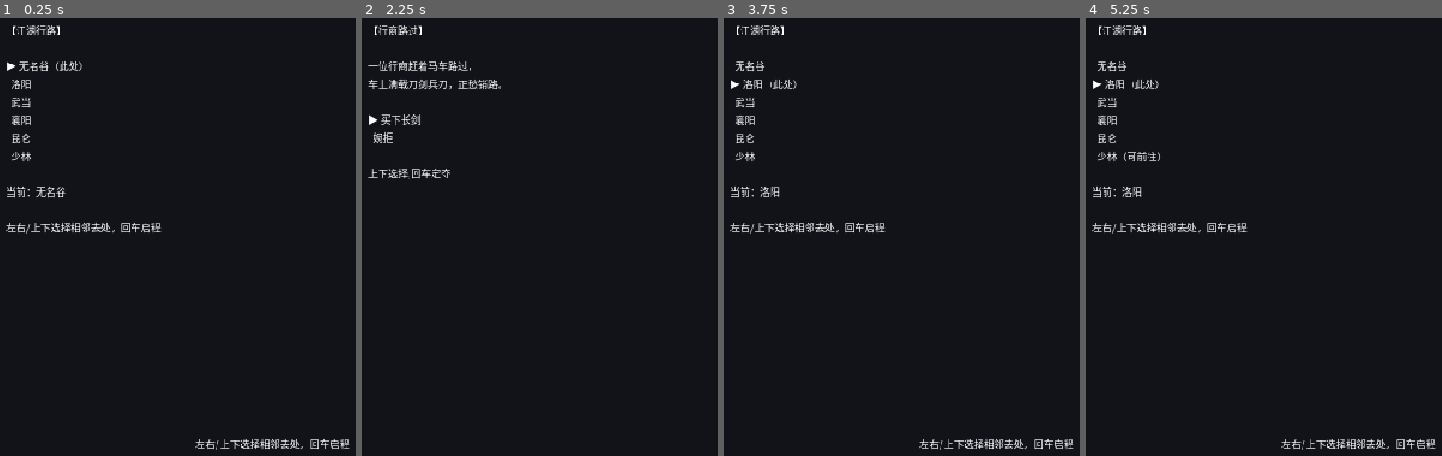
Above: before the commit, frames 1-4 (left to right).
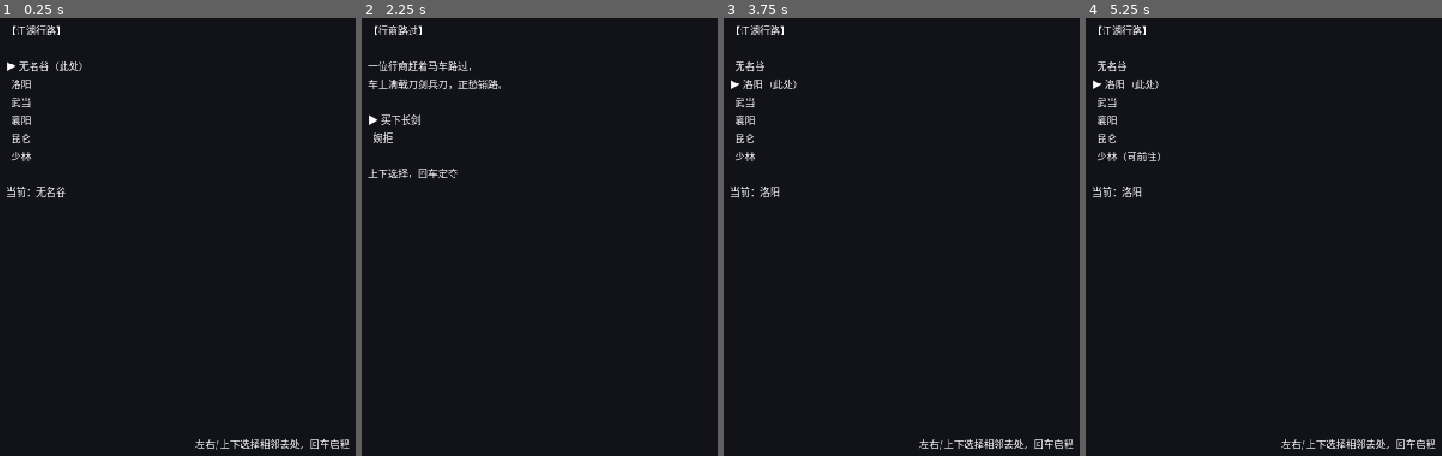
Above: after the commit, the same moments.

Repository: linxuhao/jinyong-heroes
Game: Godot game, scene res://scenes/segments/map.tscn
The game is run twice, just before and just after one commit, with the same random seed, the same clock (stepped at 60 frames per second) and the same inputs. This scene is started directly instead of the project's main scene. Sound files missing from this copy of the repository are replaced by a short silence.
Inputs (mouse positions are in pixels of both pictures, inside the frame that each line leads up to):
- Up to frame 1 (0.25 s): no input
- Up to frame 2 (2.25 s): tap Enter (tutorial_next) at 0.5 s; move the mouse to (outside the picture) at 0.52 s; hold D (move_right) 0.53-1.25 s; tap J (attack_confirm) at 0.6, 1.25, 2 s; click (outside the picture) at 0.67 s; drag from (472, 219) to (593, 307) at 1.27 s; move the mouse to (714, 57) at 2.02 s; hold D (move_right) from 2.03 s (still down); hold Enter (tutorial_next) from 2.03 s (still down)
- Up to frame 3 (3.75 s): release D (move_right) at 2.75 s; release Enter (tutorial_next) at 2.75 s; tap J (attack_confirm) at 2.75, 3.5 s; drag from (955, 307) to (756, 101) at 2.77 s; move the mouse to (outside the picture) at 3.52 s; hold A (move_left) from 3.53 s (still down); hold Space (end_turn) from 3.53 s (still down)
- Up to frame 4 (5.25 s): release A (move_left) at 4.25 s; release Space (end_turn) at 4.25 s; tap J (attack_confirm) at 4.25, 5.1 s; drag from (1118, 101) to (1239, 39) at 4.27 s; move the mouse to (1399, 188) at 5.02 s; hold S (move_down) from 5.03 s (still down); click (1399, 188) at 5.17 s

The runs differ from the first frame. In frame 1, 0.5% of the frame differs, in the area x 1-46%, y 46-50%; in frame 2, 0.2%; in frame 3, 0.5%; in frame 4, 0.5%.

Commit message:
fix(map): one operation hint on screen, not the same sentence twice
map.gd documents a "single-operation-hint invariant" — the footer travel
hint must not survive into a modal event panel that asks for something
else. It was only ever half-enforced. The footer was hidden during EVENT,
but during TRAVEL the same sentence was ALSO printed at the end of the
panel body, so the player read

    左右/上下选择相邻去处，回车启程

twice on one screen: once under the node list, once at the very bottom.

The previous round made this worse while trying to fix it. The complaint
it answered was that the footer said LESS than the panel line; unifying
the two texts made them byte-identical, which turned a near-duplicate into
an exact one. The invariant wants one hint, not two agreeing ones — so the
panel line goes and the footer stays, since the footer already has the
per-phase visibility logic.

The EVENT prompt used a half-width comma (上下选择,回车定夺) on a screen
whose other prompt is full-width. Normalised.

Pinned by a NEW scenario rather than by editing an existing one, and
measured both ways before landing: against the pre-fix text it is 5/7 with
exactly the two intended assertions red — the observed values show the
duplicated sentence and the half-width comma — and 7/7 after. It asserts
both phases, so neither half can come back:

    TRAVEL  the footer carries the hint; BodyLabel does not repeat it
    EVENT   the footer is hidden; BodyLabel carries its own prompt, full-width

map_node_event_mainline_return (20/20), map_node_event_shaolin (32/32) and
spine_to_ending (42/42) stay green — the verbatim HintLabel assertion the
previous round added is untouched and still passes.

Co-Authored-By: Claude Opus 5 <noreply@anthropic.com>

Diff:
--- a/scripts/segments/map.gd
+++ b/scripts/segments/map.gd
@@ -207,7 +207,7 @@
 			return
 		var ea = "▶ %s" % def.option_a.label if event_focus == 0 else "  %s" % def.option_a.label
 		var eb = "▶ %s" % def.option_b.label if event_focus == 1 else "  %s" % def.option_b.label
-		body.text = "【%s】\n\n%s\n\n%s\n%s\n\n上下选择,回车定夺" % [def.title, def.text, ea, eb]
+		body.text = "【%s】\n\n%s\n\n%s\n%s\n\n上下选择，回车定夺" % [def.title, def.text, ea, eb]
 		return
 	var text: String = "【江湖行路】\n\n"
 	for node in MapData.node_ids():
@@ -218,5 +218,12 @@
 			text += "  %s（可前往）\n" % name
 		else:
 			text += "  %s\n" % name
-	text += "\n当前：%s\n\n左右/上下选择相邻去处，回车启程" % MapData.node_def(current_node_id).get("display_name", current_node_id)
+	# The operation hint lives in ONE place: the footer HintLabel, whose
+	# visibility _apply_hint_visibility() already drives per phase. It used to be
+	# printed here as well, so the TRAVEL screen showed the identical sentence
+	# twice — the panel line and the footer, both reading
+	# 「左右/上下选择相邻去处，回车启程」. Unifying the two texts (2026-08-27) made
+	# them byte-identical and turned a near-duplicate into an exact one; the
+	# single-hint invariant this file documents above wants one, not two.
+	text += "\n当前：%s" % MapData.node_def(current_node_id).get("display_name", current_node_id)
 	body.text = text
Not shown, changed: playtest/_common.yaml
Not shown, added: playtest/map_hint_single.yaml
Not shown, changed: tests/test_playtest_contract_smoke.py
